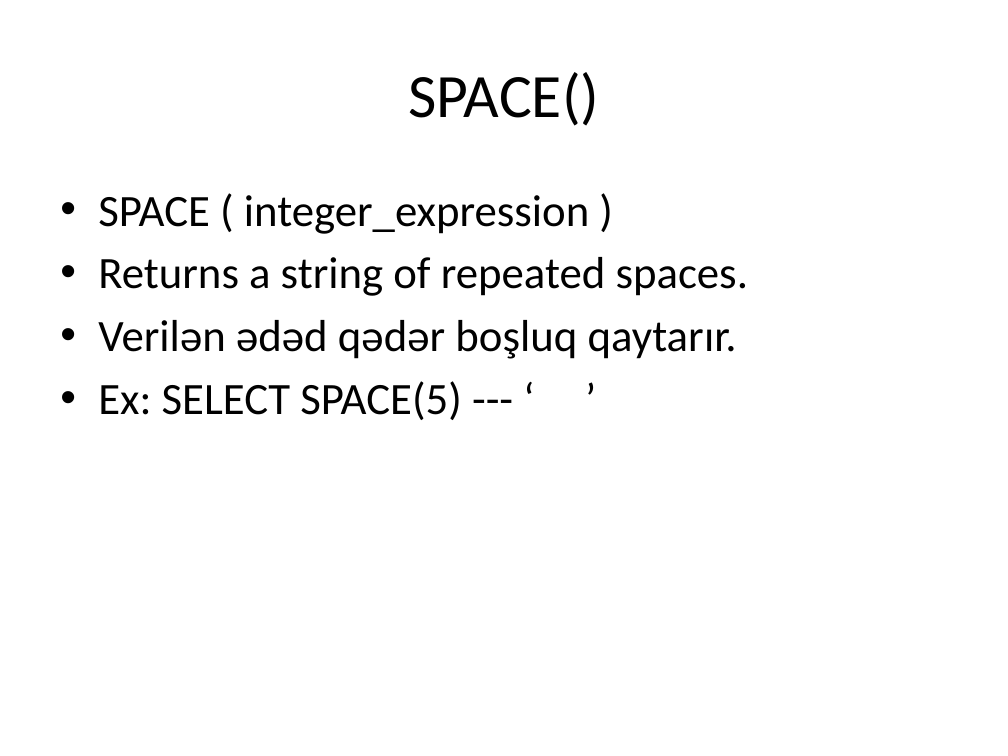
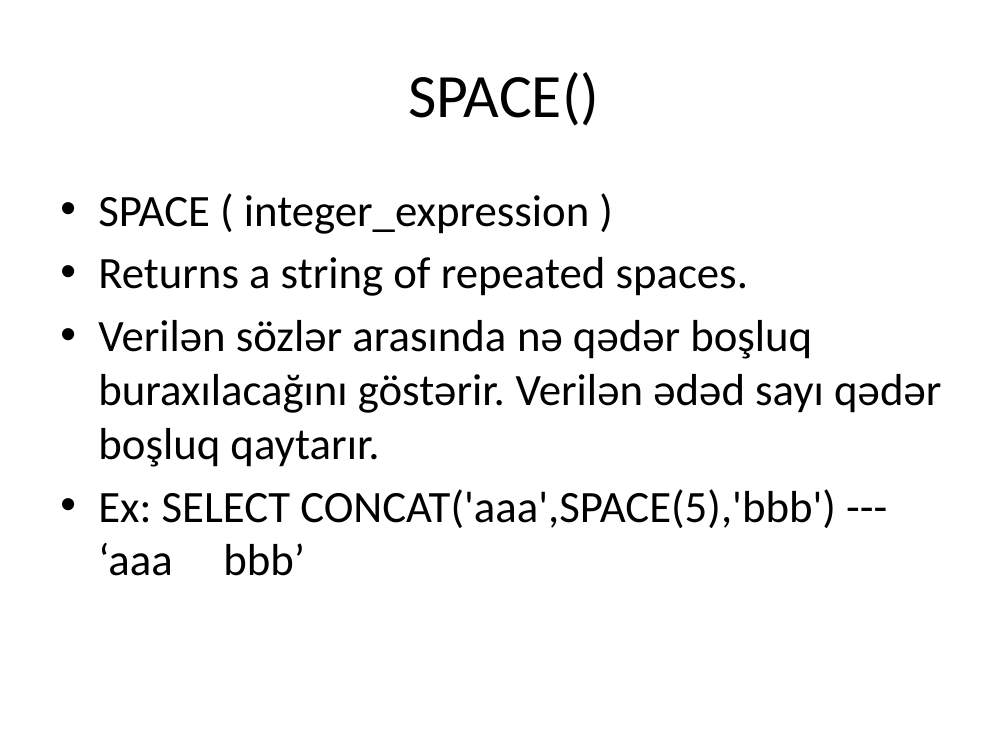
Before and after one commit to s-jamal/P202-25.04.2017, a slide deck: slide 20 of sql string functions.pptx (slide 11 before the commit). Drawn at 1008x756 pixels with LibreOffice and Linux fonts; fonts in the diff are those of the drawing. Boxes give left, top, right and bottom in pixels: in the first picture for what was removed or moved away, otherwise in the second. Text is boxed around its words. In the diff, an @@ line names an element or a change of style, - is before the commit and + after.

```diff
--- a/sql string functions.pptx
+++ b/sql string functions.pptx
@@ text at (98, 320, 941, 576): text changed @@
-• Verilən ədəd qədər boşluq qaytarır.
-• Ex: SELECT SPACE(5) --- ‘ ’
+• Verilən sözlər arasında nə qədər boşluq buraxılacağını göstərir. Verilən ədəd sayı qədər boşluq qaytarır.
+• Ex: SELECT CONCAT('aaa',SPACE(5),'bbb') --- ‘aaa bbb’
```
Also in this commit, not shown: 2 other slides changed, 13 slides added, 1 other file.
